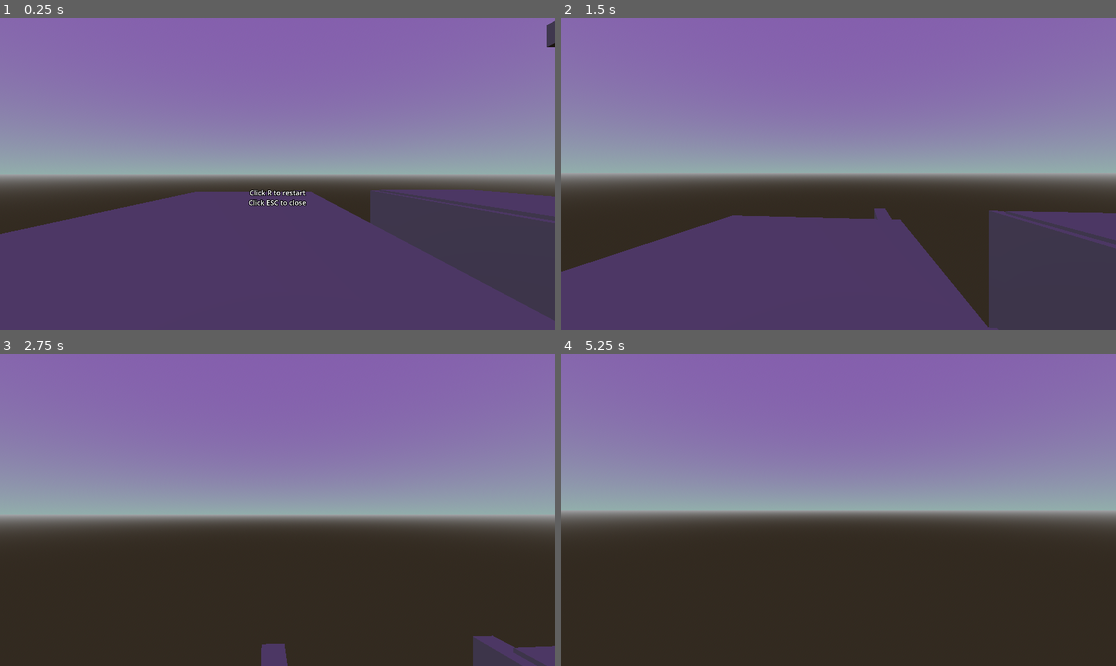
Above: before the commit, frames 1-4 (two rows, left to right).
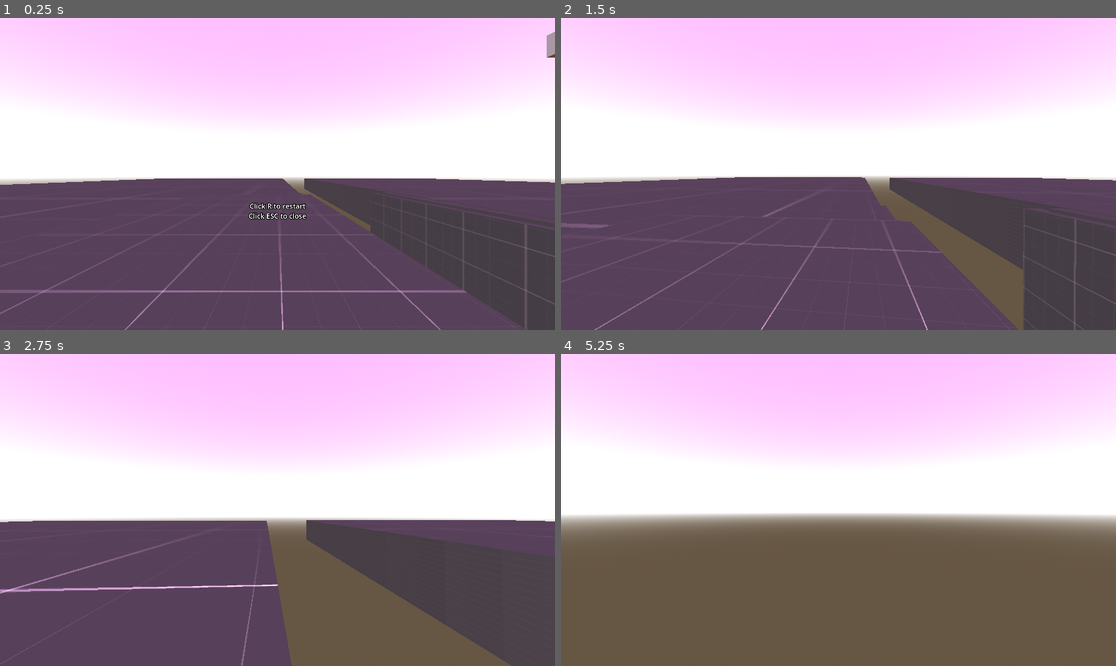
Above: after the commit, the same moments.

Repository: furiousknight25/grapplehooks
Game: Godot game, scene res://enviornments/3d Enviornment.tscn
The game is run twice, just before and just after one commit, with the same random seed, the same clock (stepped at 60 frames per second) and the same inputs.
Inputs (mouse positions are in pixels of both pictures, inside the frame that each line leads up to):
- Up to frame 1 (0.25 s): no input
- Up to frame 2 (1.5 s): move the mouse to (866, 174) at 0.52 s; hold W (forward) from 0.53 s (still down); click (866, 174) at 0.6 s; tap Space (jump) at 0.77, 0.8, 1.07, 1.35 s; move the mouse to (810, 174) at 1.27 s
- Up to frame 3 (2.75 s): keep holding W (forward); tap Space (jump) at 1.52, 1.82, 2.3 s; click (249, 510) at 1.55 s; move the mouse to (288, 503) at 2.02 s; click (288, 503) at 2.1 s
- Up to frame 4 (5.25 s): keep holding W (forward); move the mouse to (832, 516) at 2.77 s; right-click (832, 516) at 2.85 s; tap Space (jump) at 3.02, 3.32, 3.77, 3.8, 4.07, 4.35, 4.52, 4.82 s; click (832, 516) at 3.05 s; move the mouse to (877, 513) at 3.52 s; click (877, 513) at 3.6 s; move the mouse to (794, 506) at 4.27 s; click (794, 506) at 4.55 s; move the mouse to (844, 510) at 5.02 s; click (844, 510) at 5.1 s

The runs differ from the first frame. In frame 1, 62% of the frame differs, in the area x 0-100%, y 0-100%; in frame 2, 71%; in frame 3, 98%; in frame 4, 100%.

Commit message:
first basic version

Diff:
--- a/Player Conrollers/FirstPersonController.tscn
+++ b/Player Conrollers/FirstPersonController.tscn
@@ -6,8 +6,15 @@
 
 [sub_resource type="CapsuleMesh" id="CapsuleMesh_g1ecg"]
 
+[sub_resource type="TorusMesh" id="TorusMesh_git6v"]
+
+[sub_resource type="StandardMaterial3D" id="StandardMaterial3D_4s81k"]
+albedo_color = Color(0, 0, 0, 1)
+emission_enabled = true
+emission = Color(0.674802, 0, 0.127615, 1)
+emission_energy_multiplier = 4.78
+
 [node name="CharacterBody3D" type="CharacterBody3D"]
-transform = Transform3D(1, 0, 0, 0, 1, 0, 0, 0, 1, 0, 1.87224, 0)
 script = ExtResource("1_sjy6i")
 
 [node name="CollisionShape3D" type="CollisionShape3D" parent="."]
@@ -19,3 +26,21 @@
 
 [node name="Camera3D" type="Camera3D" parent="."]
 transform = Transform3D(1, 0, 0, 0, 1, 0, 0, 0, 1, 0, 0.64104, 0)
+
+[node name="LookRayCast" type="RayCast3D" parent="Camera3D"]
+target_position = Vector3(0, 0, -20)
+debug_shape_thickness = 1
+
+[node name="DebugLookCast" type="MeshInstance3D" parent="Camera3D/LookRayCast"]
+transform = Transform3D(0.17354, 0, 0, 0, 0.17354, 0, 0, 0, 0.17354, 0, 0, 0)
+top_level = true
+mesh = SubResource("TorusMesh_git6v")
+surface_material_override/0 = SubResource("StandardMaterial3D_4s81k")
+
+[node name="DebugLookCast2" type="MeshInstance3D" parent="Camera3D/LookRayCast/DebugLookCast"]
+transform = Transform3D(0.803283, 0, 0, 0, -3.51126e-08, -1.18314, 0, 0.803283, -5.17168e-08, 0, 0, 0)
+mesh = SubResource("TorusMesh_git6v")
+skeleton = NodePath("../..")
+surface_material_override/0 = SubResource("StandardMaterial3D_4s81k")
+
+[node name="GrappleHook1" type="Node3D" parent="."]
--- a/Player Conrollers/first_person_controller.gd
+++ b/Player Conrollers/first_person_controller.gd
@@ -1,9 +1,14 @@
 extends CharacterBody3D
+@onready var camera_3d: Camera3D = $Camera3D
+@onready var look_ray_cast: RayCast3D = $Camera3D/LookRayCast
 
 var mouse_sensitivity = 0.002
 var jump_strength = 3
 var friction = .1
-@onready var camera_3d: Camera3D = $Camera3D
+var air_acceleration = .3
+var jump_buffer = .2
+
+var hook_point = Vector3.ZERO
 
 func _ready() -> void:
 	Input.mouse_mode = Input.MOUSE_MODE_CAPTURED
@@ -12,23 +17,40 @@
 
 	var input = Input.get_vector('left',"right","forward","back")
 	var movement_dir = transform.basis * Vector3(input.x, 0, input.y) #makes sure the forward is the forward you are facing
-
+	jump_buffer -= delta
+	if Input.is_action_just_pressed('jump'): jump_buffer = .2
 
 	if is_on_floor():
 		var current_friction: Vector2 = Vector2(velocity.x, velocity.z).rotated(PI) * friction
 		var friction_dir = transform.basis * Vector3(current_friction.x, 0, current_friction.y)
 		velocity += Vector3(current_friction.x, 0, current_friction.y)
 		velocity += Vector3(movement_dir.x, 0, movement_dir.z)
-
-
-	if Input.is_action_just_pressed('jump'):
-		velocity.y += jump_strength
+		if jump_buffer >= 0:
+			velocity.y += jump_strength
+			jump_buffer = .2
+	else:
+		velocity += Vector3(movement_dir.x * air_acceleration, 0, movement_dir.z * air_acceleration)
 
 	velocity.y -= 9.8 * delta#gravity
 
+
+	hook_one_manager(delta)
 	move_and_slide()
 
 func _input(event: InputEvent) -> void:
 	if event is InputEventMouseMotion:
 		rotate_y(-event.relative.x * mouse_sensitivity)
 		camera_3d.rotate_x(-event.relative.y * mouse_sensitivity)
+
+
+func hook_one_manager(delta):
+	if Input.is_action_just_pressed("left_click"):
+		hook_point = look_ray_cast.get_collision_point()
+	if Input.is_action_just_released("left_click"):
+		hook_point = Vector3.ZERO
+
+	if hook_point:
+		velocity += (hook_point - global_position).normalized() * 30 * delta
+	else:
+		if look_ray_cast.is_colliding():
+			look_ray_cast.get_child(0).global_position = look_ray_cast.get_collision_point()
--- a/assets/2dPlayer.gd
+++ b/assets/2dPlayer.gd
@@ -7,12 +7,10 @@
 
 	var input = Input.get_axis('left',"right")
 
-
 	if is_on_floor():
 		var current_friction: Vector2 = Vector2(velocity.x, velocity.y).rotated(PI) * friction
 		velocity += Vector2(current_friction.x, current_friction.y)
 		velocity.x += input * speed
-
 
 	if Input.is_action_just_pressed('jump') or Input.is_action_just_pressed("forward"):
 		velocity.y -= jump_strength
--- a/enviornments/3d Enviornment.tscn
+++ b/enviornments/3d Enviornment.tscn
@@ -1,11 +1,18 @@
-[gd_scene load_steps=9 format=3 uid="uid://dn6u2y5kq84v0"]
+[gd_scene load_steps=11 format=3 uid="uid://dn6u2y5kq84v0"]
 
+[ext_resource type="Texture2D" uid="uid://ueodax4gvlqw" path="res://assets/texture_01.png" id="1_i45w8"]
 [ext_resource type="PackedScene" uid="uid://bcx63mqj80yes" path="res://Player Conrollers/FirstPersonController.tscn" id="1_ucsfy"]
 
 [sub_resource type="BoxShape3D" id="BoxShape3D_ra2v0"]
 size = Vector3(10.9714, 1, 51.4177)
 
+[sub_resource type="StandardMaterial3D" id="StandardMaterial3D_lndss"]
+albedo_texture = ExtResource("1_i45w8")
+uv1_scale = Vector3(8.175, 16.005, 8.175)
+texture_filter = 2
+
 [sub_resource type="BoxMesh" id="BoxMesh_afy8w"]
+material = SubResource("StandardMaterial3D_lndss")
 size = Vector3(10.9714, 1, 51.4177)
 
 [sub_resource type="BoxShape3D" id="BoxShape3D_lpj44"]
@@ -23,6 +30,7 @@
 
 [sub_resource type="Environment" id="Environment_wcro0"]
 background_mode = 2
+background_energy_multiplier = 2.0
 sky = SubResource("Sky_dgpxw")
 
 [node name="Node3D" type="Node3D"]
@@ -33,10 +41,32 @@
 transform = Transform3D(1, 0, 0, 0, 1, 0, 0, 0, 1, -2.53637, 0, 0)
 
 [node name="CollisionShape3D" type="CollisionShape3D" parent="Enviornment/StaticBody3D"]
-transform = Transform3D(1, 0, 0, 0, 1, 0, 0, 0, 1, 0.160034, 0, 6.16418)
+transform = Transform3D(1, 0, 0, 0, 1, 0, 0, 0, 1, 0.160034, -2, 6.16418)
 shape = SubResource("BoxShape3D_ra2v0")
 
 [node name="MeshInstance3D" type="MeshInstance3D" parent="Enviornment/StaticBody3D/CollisionShape3D"]
+transform = Transform3D(1, 0, 0, 0, 1, 0, 0, 0, 1, 0.0782166, 0, 0)
+mesh = SubResource("BoxMesh_afy8w")
+
+[node name="StaticBody3D7" type="StaticBody3D" parent="Enviornment"]
+transform = Transform3D(5.20494, 0, 0, 0, 5.20494, 0, 0, 0, 5.20494, -27.347, -2.26369, 0.0640755)
+
+[node name="CollisionShape3D" type="CollisionShape3D" parent="Enviornment/StaticBody3D7"]
+transform = Transform3D(1, 0, 0, 0, 1, 0, 0, 0, 1, 0.160034, -0.384251, 6.16418)
+shape = SubResource("BoxShape3D_ra2v0")
+
+[node name="MeshInstance3D" type="MeshInstance3D" parent="Enviornment/StaticBody3D7/CollisionShape3D"]
+transform = Transform3D(1, 0, 0, 0, 1, 0, 0, 0, 1, 0.0782166, 0, 0)
+mesh = SubResource("BoxMesh_afy8w")
+
+[node name="StaticBody3D8" type="StaticBody3D" parent="Enviornment"]
+transform = Transform3D(5.20494, 0, 0, 0, 5.20494, 0, 0, 0, 5.20494, 40.5751, -2.26369, 0.0640755)
+
+[node name="CollisionShape3D" type="CollisionShape3D" parent="Enviornment/StaticBody3D8"]
+transform = Transform3D(1, 0, 0, 0, 1, 0, 0, 0, 1, 0.160034, -0.384251, 6.16418)
+shape = SubResource("BoxShape3D_ra2v0")
+
+[node name="MeshInstance3D" type="MeshInstance3D" parent="Enviornment/StaticBody3D8/CollisionShape3D"]
 transform = Transform3D(1, 0, 0, 0, 1, 0, 0, 0, 1, 0.0782166, 0, 0)
 mesh = SubResource("BoxMesh_afy8w")
 
@@ -44,7 +74,7 @@
 transform = Transform3D(1, 0, 0, 0, 1, 0, 0, 0, 1, 7.56279, -9.70707, 0)
 
 [node name="CollisionShape3D" type="CollisionShape3D" parent="Enviornment/StaticBody3D2"]
-transform = Transform3D(1, 0, 0, 0, 1, 0, 0, 0, 1, 0.160034, 0, 1.14343)
+transform = Transform3D(1, 0, 0, 0, 1, 0, 0, 0, 1, 0.160034, -2, 1.14343)
 shape = SubResource("BoxShape3D_ra2v0")
 
 [node name="MeshInstance3D" type="MeshInstance3D" parent="Enviornment/StaticBody3D2/CollisionShape3D"]
@@ -54,6 +84,7 @@
 transform = Transform3D(-4.37114e-08, -1, 0, 1, -4.37114e-08, 0, 0, 0, 1, 12.2413, -5.38444, 0)
 
 [node name="CollisionShape3D" type="CollisionShape3D" parent="Enviornment/StaticBody3D5"]
+transform = Transform3D(1, 0, 0, 0, 1, 0, 0, 0, 1, -2, 0, 0)
 shape = SubResource("BoxShape3D_ra2v0")
 
 [node name="MeshInstance3D" type="MeshInstance3D" parent="Enviornment/StaticBody3D5/CollisionShape3D"]
@@ -63,6 +94,7 @@
 transform = Transform3D(-4.37114e-08, -1, 0, 1, -4.37114e-08, 0, 0, 0, 1, 2.44019, -5.38444, 0)
 
 [node name="CollisionShape3D" type="CollisionShape3D" parent="Enviornment/StaticBody3D6"]
+transform = Transform3D(1, 0, 0, 0, 1, 0, 0, 0, 1, -2, 0, 0)
 shape = SubResource("BoxShape3D_ra2v0")
 
 [node name="MeshInstance3D" type="MeshInstance3D" parent="Enviornment/StaticBody3D6/CollisionShape3D"]
@@ -72,7 +104,7 @@
 transform = Transform3D(1, 0, 0, 0, 1, 0, 0, 0, 1, 17.6204, -0.200669, 0)
 
 [node name="CollisionShape3D" type="CollisionShape3D" parent="Enviornment/StaticBody3D3"]
-transform = Transform3D(1, 0, 0, 0, 1, 0, 0, 0, 1, 0.160034, 0, 1.14343)
+transform = Transform3D(1, 0, 0, 0, 1, 0, 0, 0, 1, 0.160034, -2, 1.14343)
 shape = SubResource("BoxShape3D_ra2v0")
 
 [node name="MeshInstance3D" type="MeshInstance3D" parent="Enviornment/StaticBody3D3/CollisionShape3D"]
@@ -82,18 +114,20 @@
 transform = Transform3D(1, 0, 0, 0, 1, 0, 0, 0, 1, 8.29654, 6.204, 0)
 
 [node name="CollisionShape3D" type="CollisionShape3D" parent="Enviornment/StaticBody3D4"]
+transform = Transform3D(1, 0, 0, 0, 1, 0, 0, 0, 1, 0, -2, 0)
 shape = SubResource("BoxShape3D_lpj44")
 
 [node name="MeshInstance3D" type="MeshInstance3D" parent="Enviornment/StaticBody3D4/CollisionShape3D"]
 mesh = SubResource("BoxMesh_w85xn")
 
 [node name="Label3D" type="Label3D" parent="Enviornment"]
-transform = Transform3D(1, 0, 0, 0, 1, 0, 0, 0, 1, 0, 1.64571, -4.64842)
+transform = Transform3D(1, 0, 0, 0, 1, 0, 0, 0, 1, 0, -0.35429, -4.64842)
 billboard = 1
 text = "Click R to restart
 Click ESC to close"
 
 [node name="CharacterBody3D" parent="." instance=ExtResource("1_ucsfy")]
+transform = Transform3D(1, 0, 0, 0, 1, 0, 0, 0, 1, 0, 0.176255, 0)
 
 [node name="WorldEnvironment" type="WorldEnvironment" parent="."]
 environment = SubResource("Environment_wcro0")
Not shown: 1 places in Player Conrollers/FirstPersonController.tscn that only renumber resources
Binary file added: assets/texture_01.png
Not shown, added: assets/texture_01.png.import
